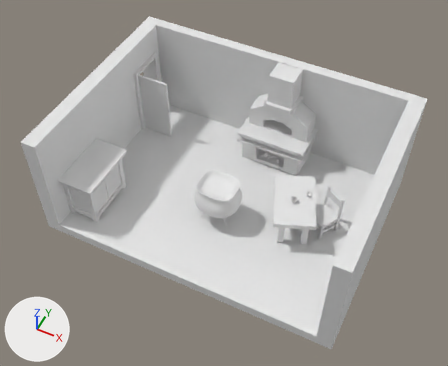
Before and after pictures for a commit that changed the Blender file house_v2.blend.
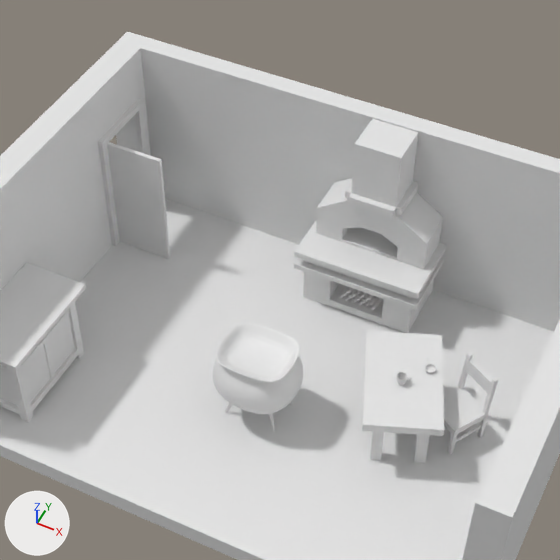
There are two pictures of each version: one whole from a 50 mm lens placed at (4.18, -8.69, 11.54), pointed at (0.0, -0.34, 1.11), one close up on the part from 18% to 84% of the width and 0% to 81% of the height. Lighting does not change. The marker at lower left points along +X, +Y and +Z.

The scene before the commit, as lines of its bpy script (objects in view):
```python
me_cube_005 = bpy.data.meshes.new('Cube.005')
me_cube_005.from_pydata(...)  # 128 vertices, 99 faces, 2 loose edges; spans x -3.145..-2.289, y -2.172..-0.701, z 0.249..1.452
me_cube_005.materials.append(mat_uv)  # its picture is missing
me_cube_010 = bpy.data.meshes.new('Cube.010')
me_cube_010.from_pydata(...)  # 30 vertices, 28 faces; spans x -3.23..-2.3, y 1.07..2.07, z 0.26..2.06
me_sphere_001 = bpy.data.meshes.new('Sphere.001')
me_sphere_001.from_pydata(...)  # 193 vertices, 194 faces; spans x -0.55..0.55, y -1.114..-0.126, z 0.256..1.323
ob_cabinet = bpy.data.objects.new('Cabinet', me_cube_005)
ob_cabinet.location = (0.0, 0.0, 0.0)
ob_doors = bpy.data.objects.new('Doors', me_cube_010)
ob_doors.location = (0.0, 0.0, 0.0)
ob_pot = bpy.data.objects.new('Pot', me_sphere_001)
ob_pot.location = (0.0, 0.0, 0.0)
_m = ob_pot.modifiers.new('Subdivision', 'SUBSURF')
# also in view: 'Chair' at (2.28, 0.13, 0.78); 'Oven' at (0.42, 1.74, 1.5); 'Table' at (1.62, -0.06, 0.67); 'House' at (0.0, 0.0, 1.38)
```
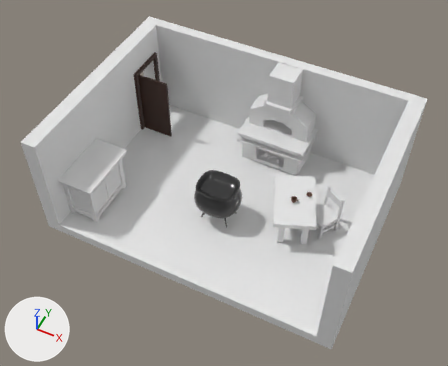
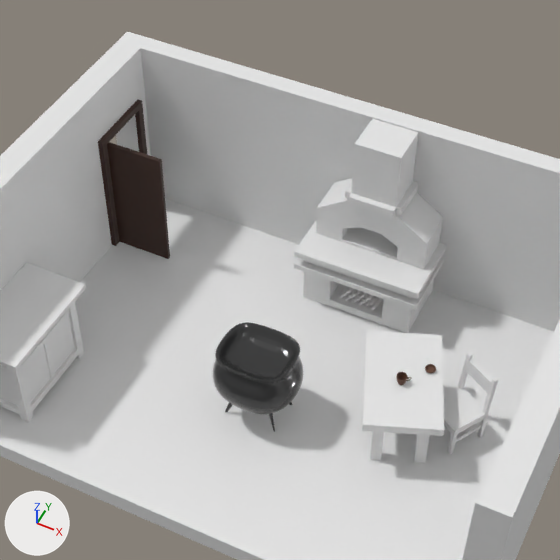
Where the change shows, as pixel boxes [x1, y1, x2, y2] in the close-ups (560 x 560 px):
'Doors', recoloured (grey to black): [98, 99, 170, 259] in both
'Pot', recoloured (white to black): [213, 322, 303, 432] in both

What changed in the scene script:
```text
Add mat_m_doors:
    mat_m_doors = principled_material('M_doors')
    mat_m_doors.base_color = (0.0401, 0.0146, 0.00773)  # brown #382015
    mat_m_doors.roughness = 0.591
Add mat_m_metal:
    mat_m_metal = principled_material('M_metal')
    mat_m_metal.base_color = (0.0487, 0.0489, 0.0494)  # black #3e3e3f
    mat_m_metal.metallic = 0.364
    mat_m_metal.roughness = 0.175
Change me_sphere_001:
    where me_sphere_001.from_pydata(...)  # 193 vertices, 194 faces; spans x -0.55..0.55, y -1.114..-0.126, z 0.256..1.323
    add me_sphere_001.materials.append(mat_m_metal)  # black #3e3e3f
Change me_cube_010:
    where me_cube_010.from_pydata(...)  # 30 vertices, 28 faces; spans x -3.23..-2.3, y 1.07..2.07, z 0.26..2.06
    add me_cube_010.materials.append(mat_m_doors)  # brown #382015
```
